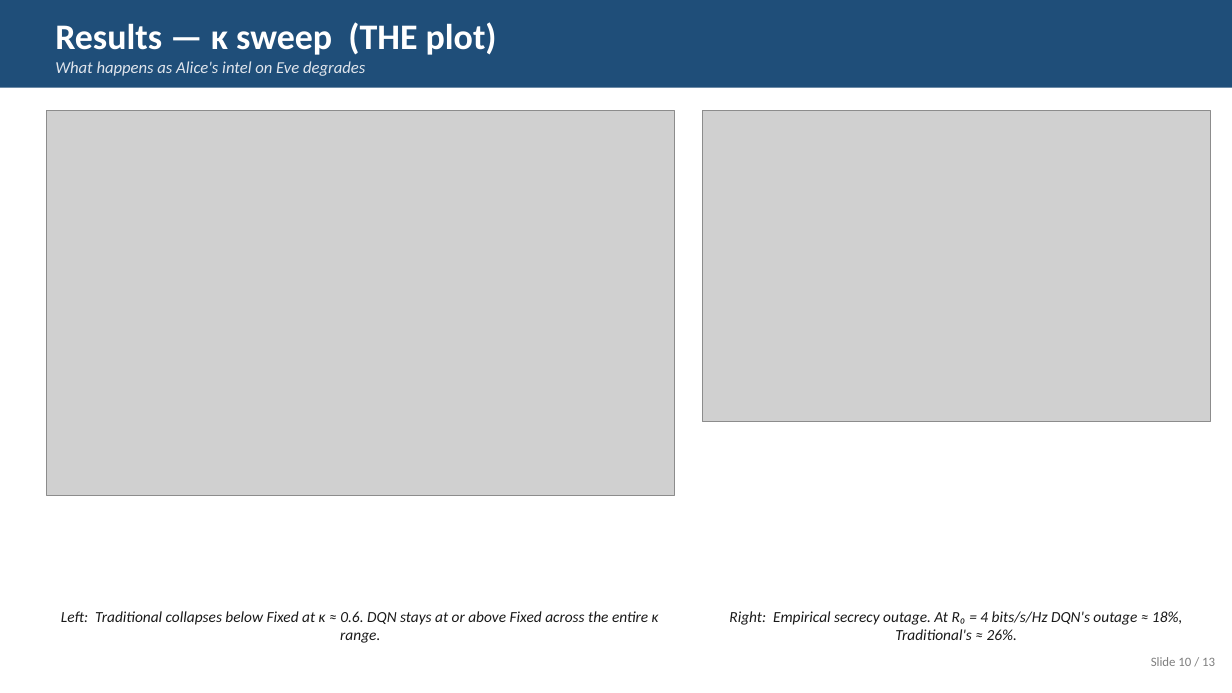
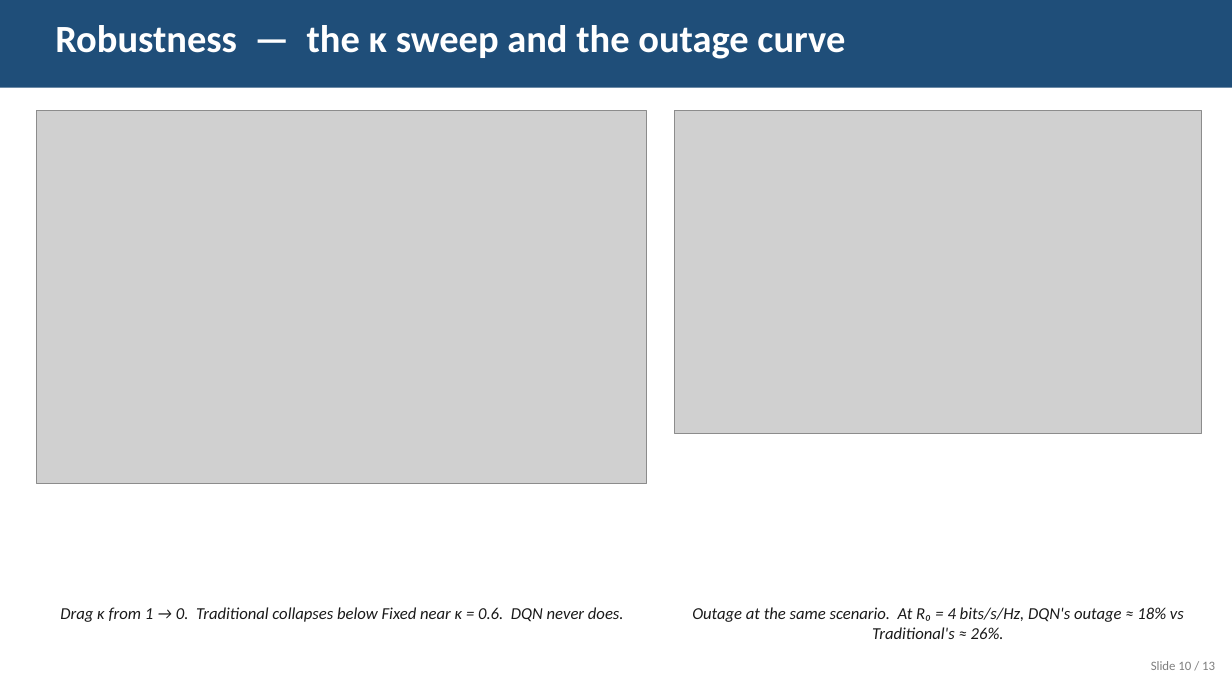
Before and after one commit to kryptbakar/DQN-Enhanced-Adaptive-Artificial-Noise-Power-Allocation, a slide deck: slide 10 of report/slides.pptx. Drawn at 1232x693 pixels with LibreOffice and Linux fonts; fonts in the diff are those of the drawing; grey boxes stand for pictures. Boxes give left, top, right and bottom in pixels: in the first picture for what was removed or moved away, otherwise in the second. Text is boxed around its words. In the diff, an @@ line names an element or a change of style, - is before the commit and + after.

```diff
--- a/report/slides.pptx
+++ b/report/slides.pptx
@@ text at <box>55,25,845,59</box>: text changed; size 13 to 30 pt; text colour #E0E5EC to #FFFFFF; bold on; italic off @@
-Results — κ sweep (THE plot)
-What happens as Alice's intel on Eve degrades
+Robustness — the κ sweep and the outage curve
@@ picture: place and size @@
-picture at <box>46,111,675,495</box>
+picture at <box>37,111,647,484</box>
@@ picture: place and size @@
-picture at <box>702,111,1211,421</box>
+picture at <box>675,111,1202,433</box>
@@ text at <box>60,607,624,622</box>: text changed; size 12 to 13 pt @@
-Left: Traditional collapses below Fixed at κ ≈ 0.6. DQN stays at or above Fixed across the entire κ range.
+Drag κ from 1 → 0. Traditional collapses below Fixed near κ = 0.6. DQN never does.
@@ text at <box>692,607,1184,639</box>: text changed; size 12 to 13 pt @@
-Right: Empirical secrecy outage. At R₀ = 4 bits/s/Hz DQN's outage ≈ 18%, Traditional's ≈ 26%.
+Outage at the same scenario. At R₀ = 4 bits/s/Hz, DQN's outage ≈ 18% vs Traditional's ≈ 26%.
@@ text "Slide 10 / 13": place and size @@
-text "Slide 10 / 13" at <box>1151,657,1215,666</box>
+text "Slide 10 / 13" at <box>1151,661,1215,670</box>
```
Also in this commit, not shown: 7 other slides changed, 5 slides added, 5 slides removed, 1 other file.
